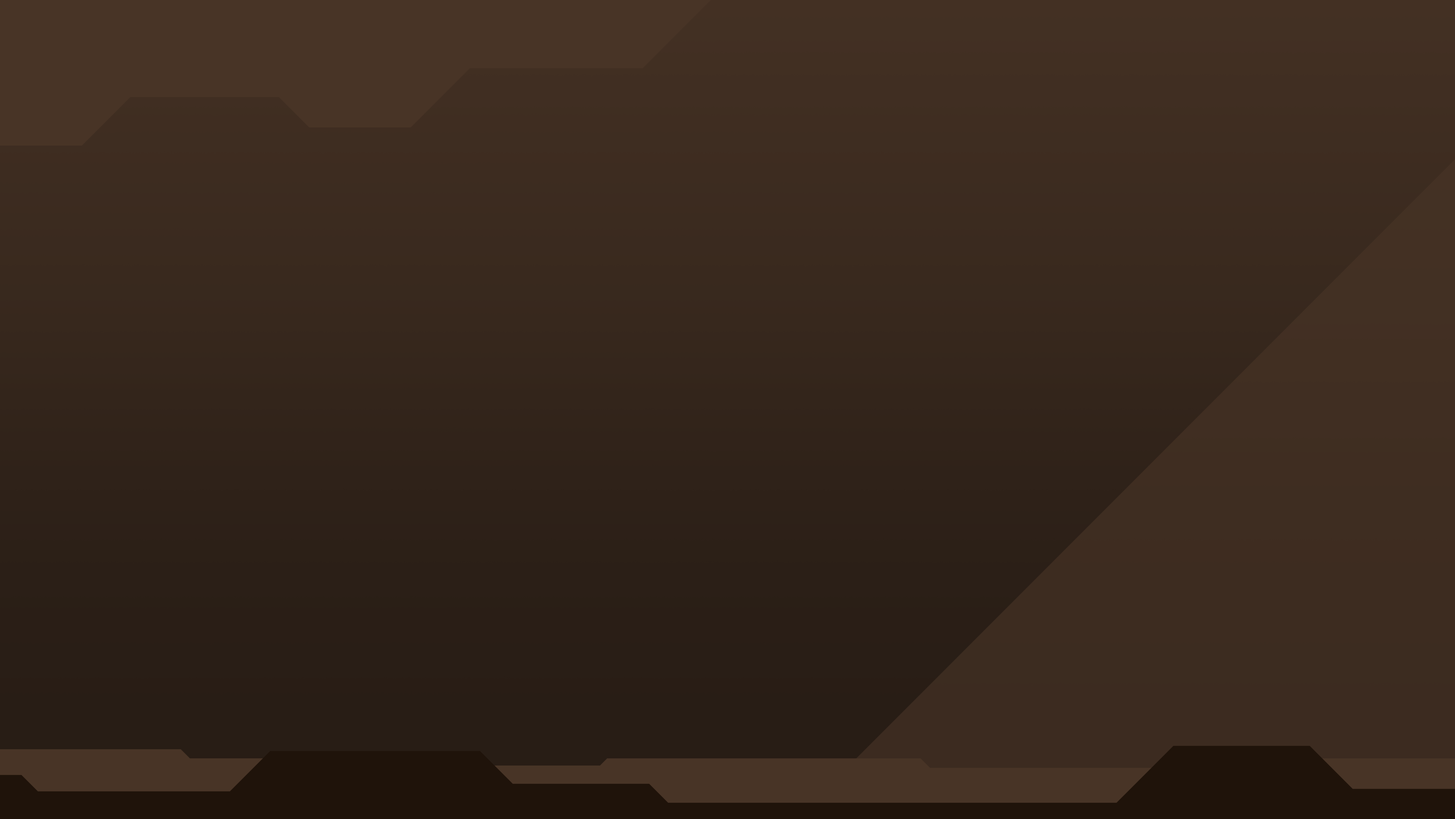
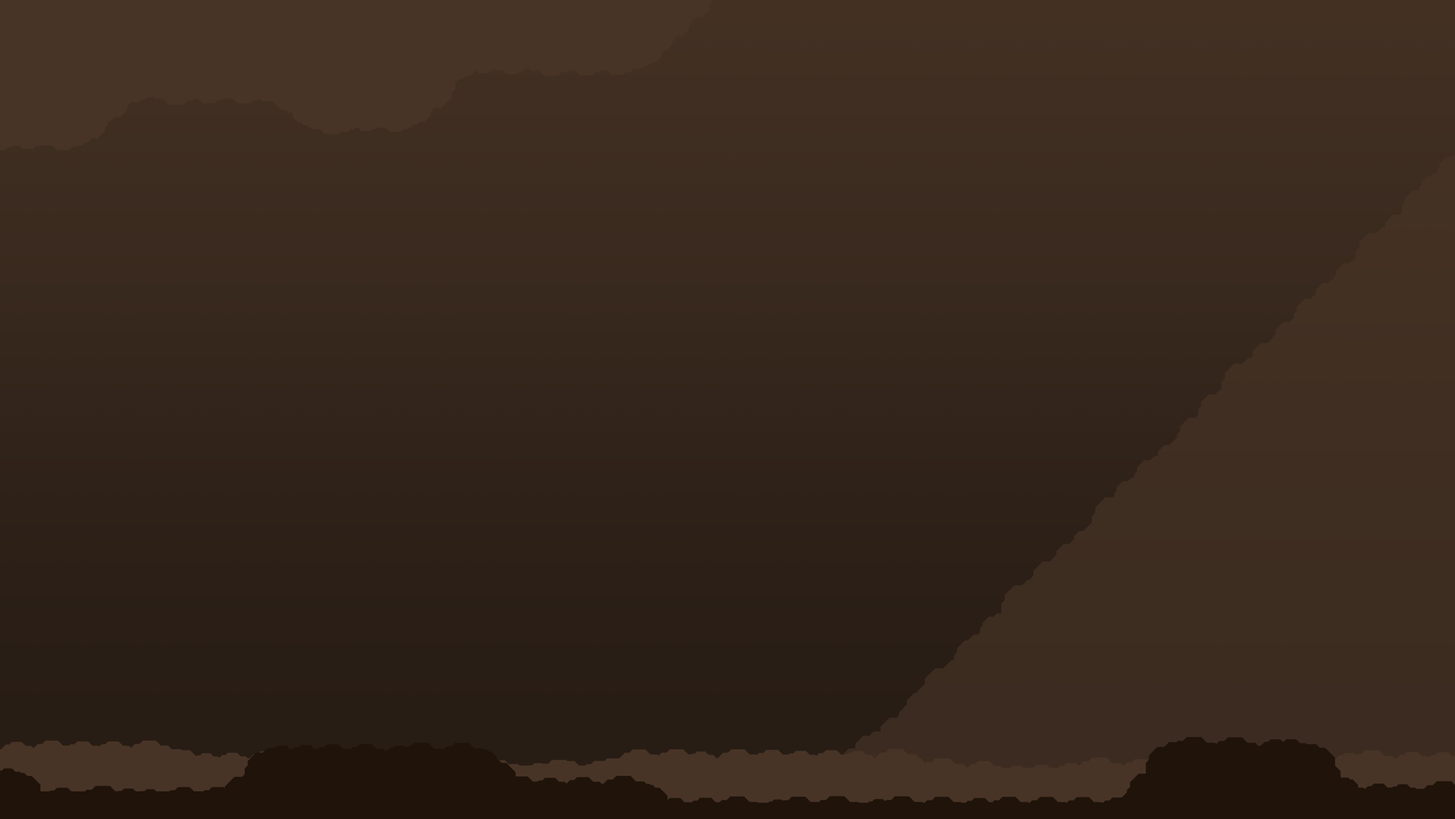
Before/after of a 1455 x 819 layered artwork. What changed in the layer stack:
painted on "ForeGround" over [0, 736, 1455, 803]
painted on "PlayerGround 1" over [0, 0, 1455, 768]
painted on "PlayerGround 2" over [834, 153, 1455, 803]
